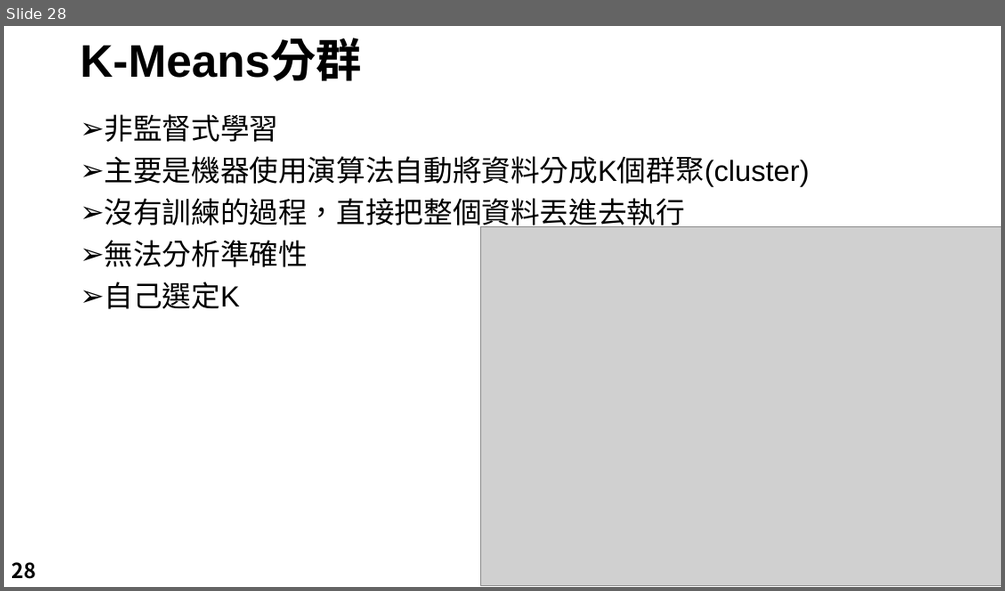
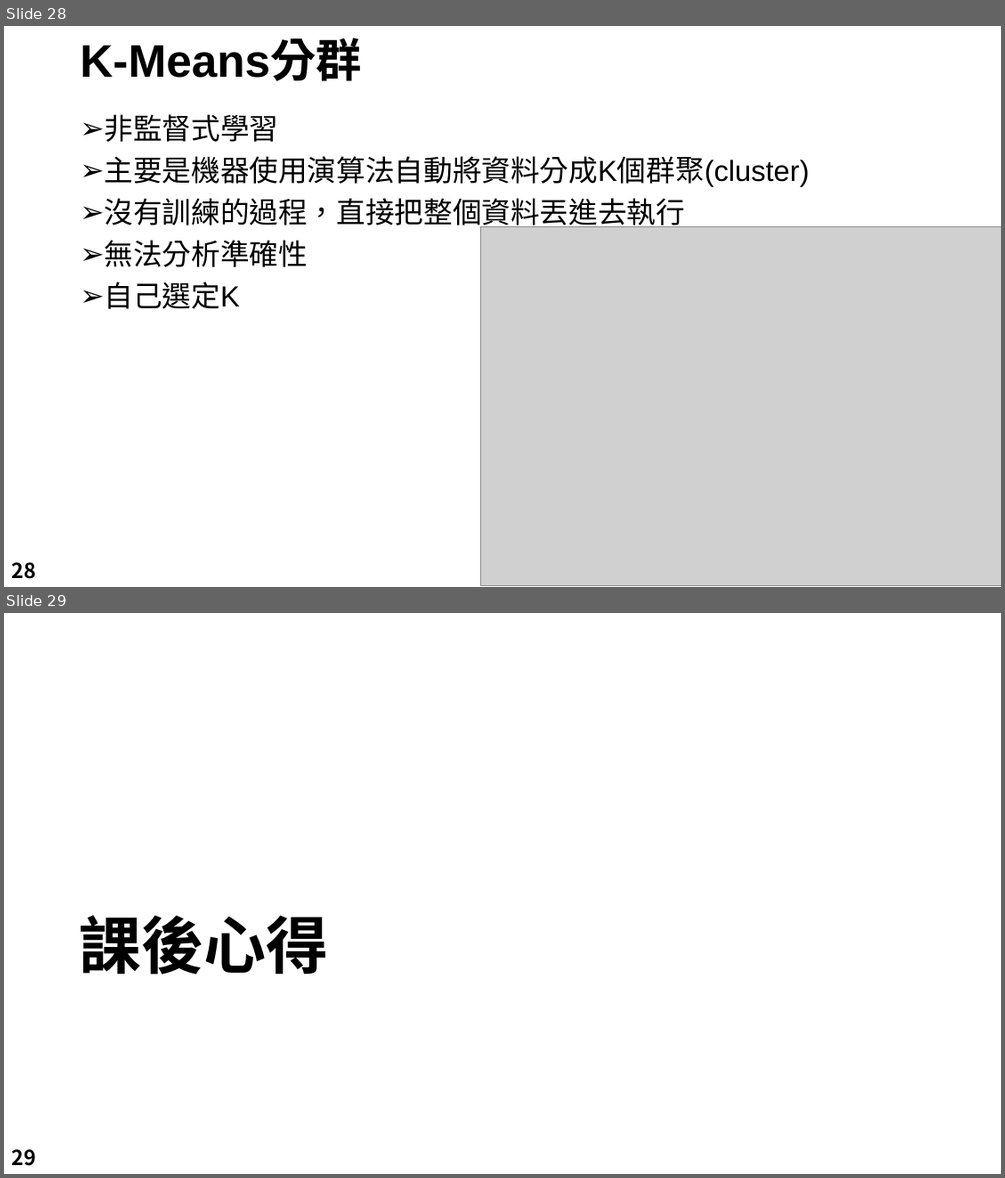
Before and after one commit to LeBronWilly/Basic_R_Language, a slide deck: R_Presentation.pptx. Shown one above the other, each under a label of ours: slide 28 before the commit, slides 28 and 29 after it. The pictures are 1005x591 and 1005x1178 pixels, drawn with LibreOffice and Linux fonts; fonts in the diff are those of the drawing; grey boxes stand for pictures; background and template pictures are left out. Boxes give left, top, right and bottom in pixels: in the first picture for what was removed or moved away, otherwise in the second. Text is boxed around its words. In the diff, an @@ line names an element or a change of style, - is before the commit and + after.

```diff
--- a/R_Presentation.pptx
+++ b/R_Presentation.pptx
@@ slide 29 added at (4,613,1001,1174), background #FFFFFF @@
@@ title added at (80,915,329,974), 60 pt, text #000000, bold @@
+課後心得
@@ page number added at (11,1149,36,1166), 20 pt, text #000000, bold @@
+29
```
Also in this commit, not shown: 2 slides changed, 1 other slide added, 3 slides removed, 1 other file.
